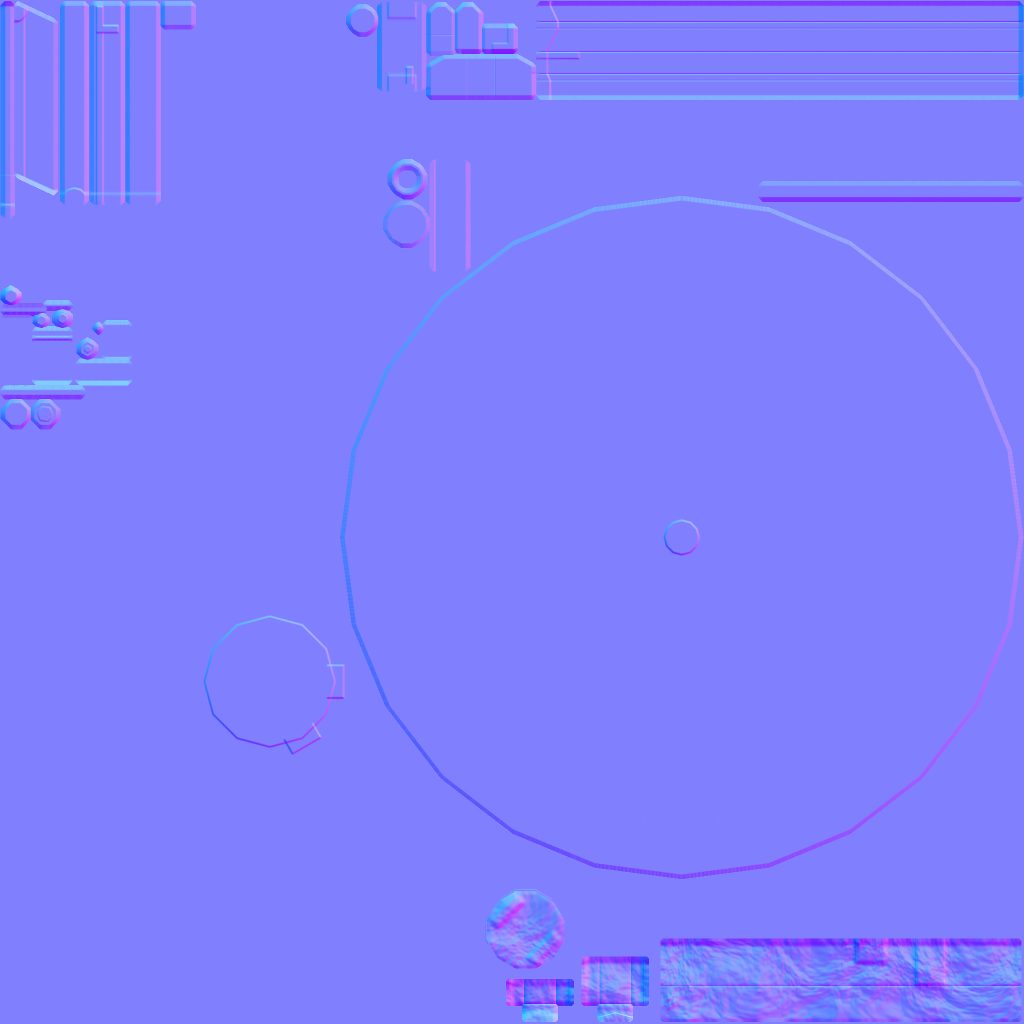
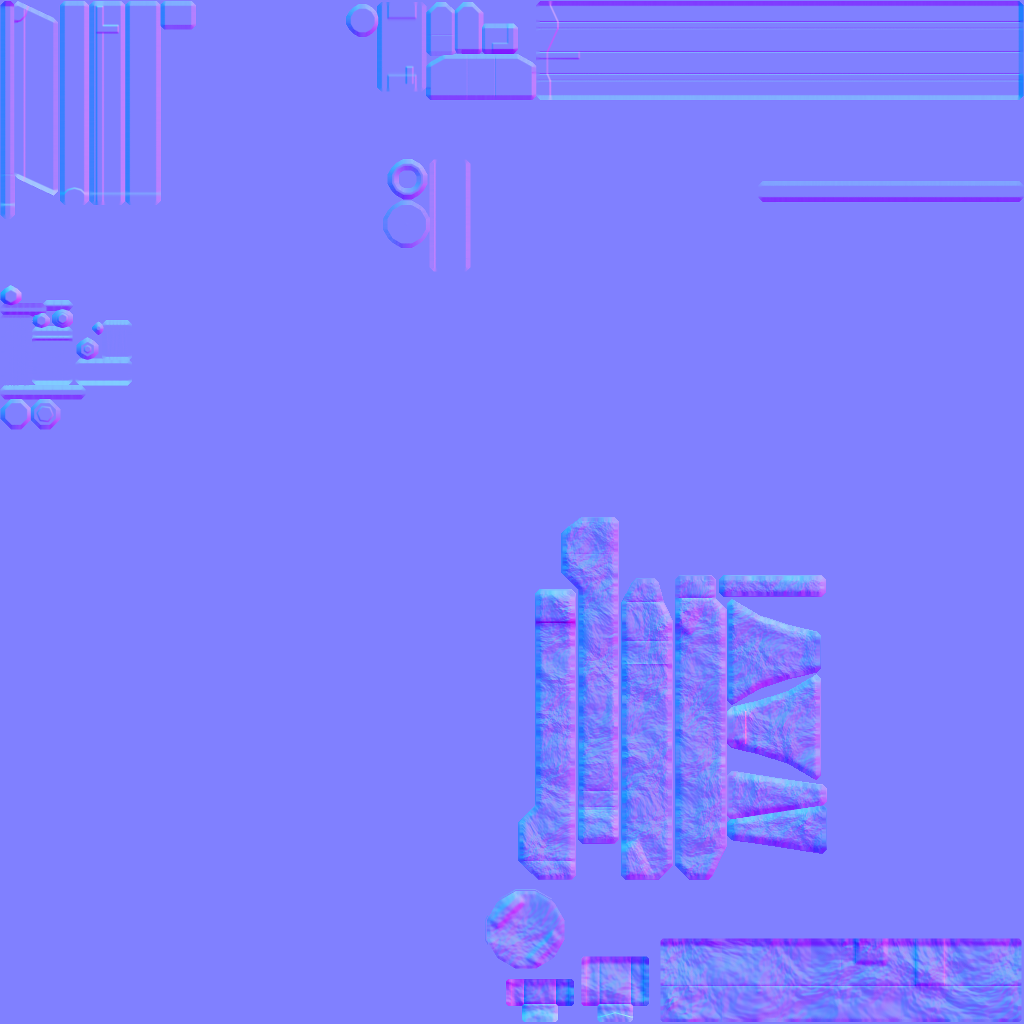
Layers edited between the first and the second 1024x1024 image:
painted on "_bevel. kopia" over (x1=203, y1=195, x2=1024, y2=880)
painted on "_bevel" over (x1=203, y1=195, x2=1024, y2=880)
painted on "Warstwa" over (x1=519, y1=517, x2=827, y2=880)
